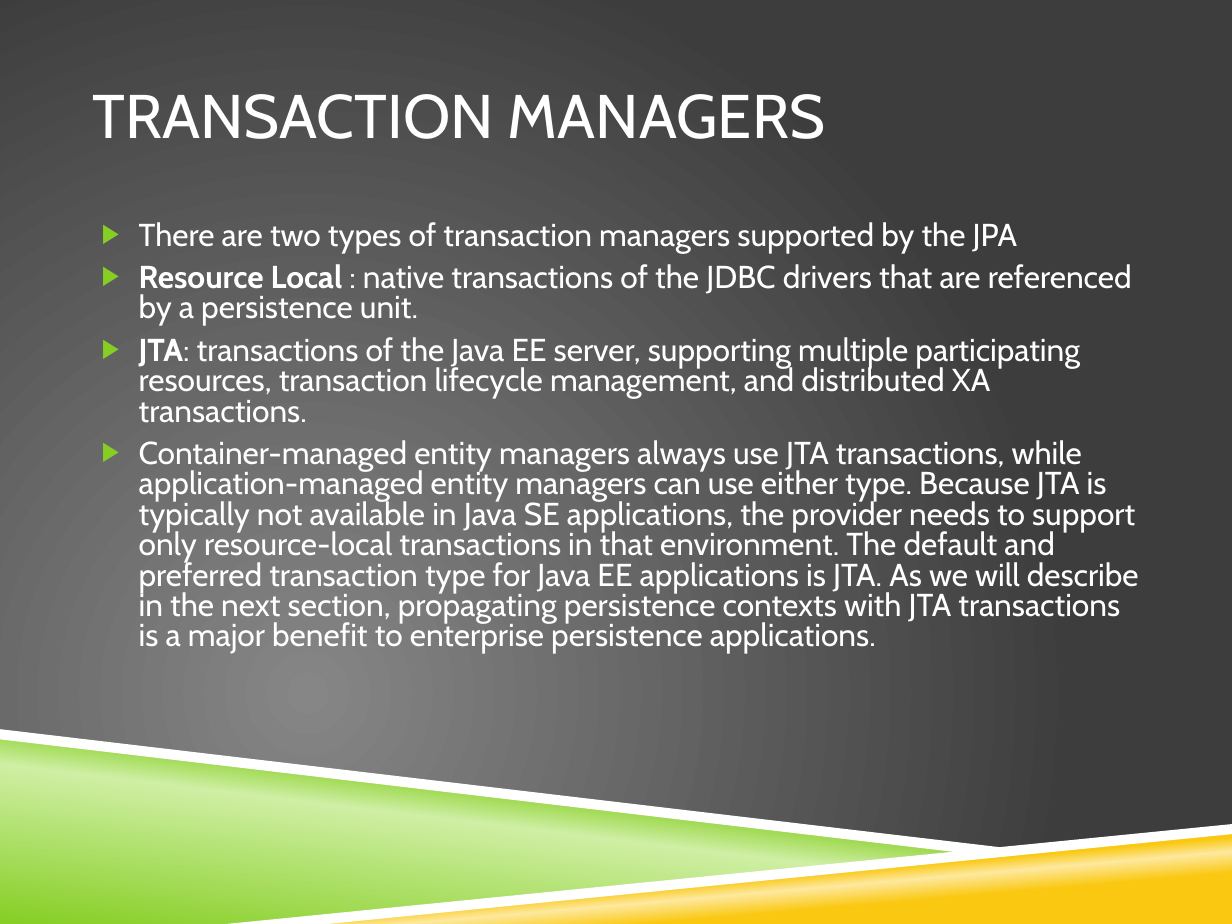
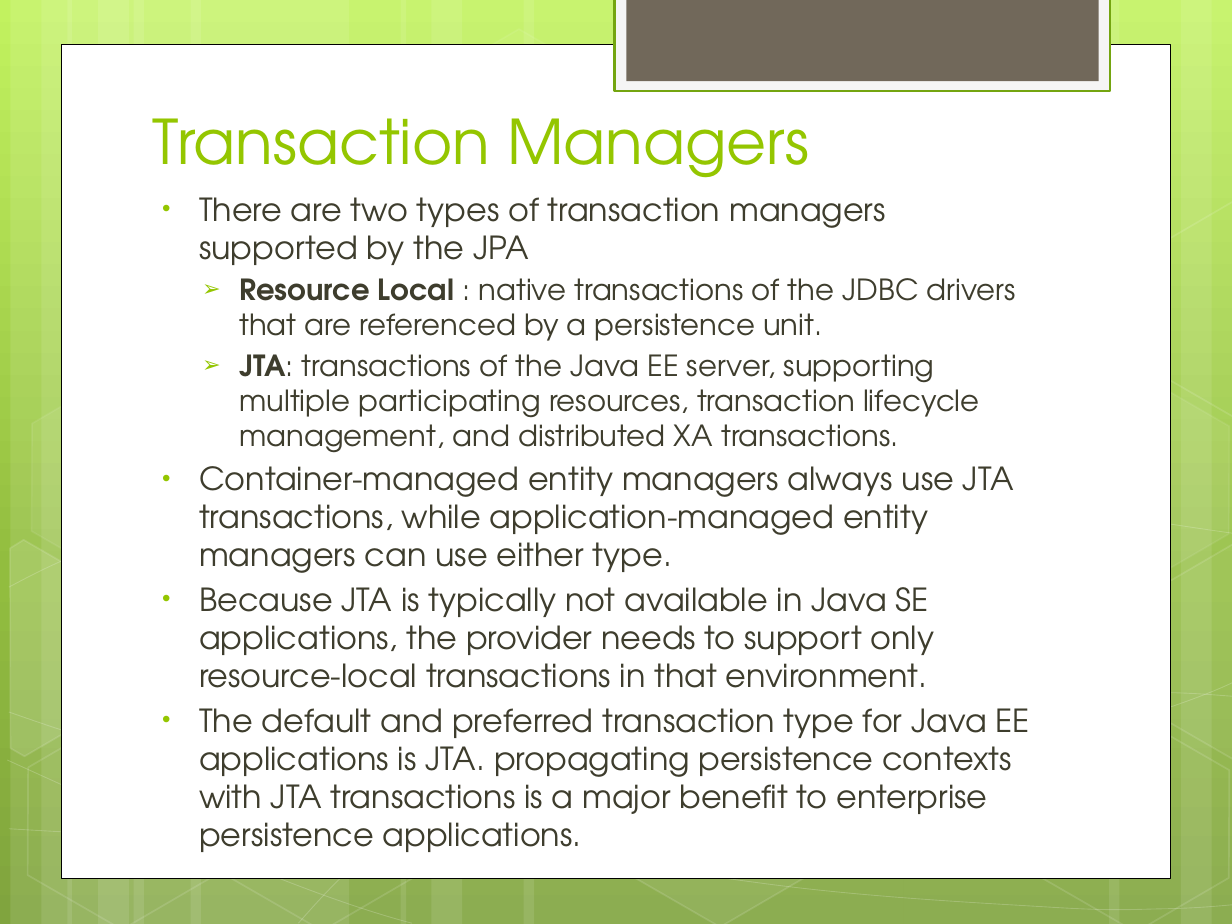
Before and after one commit to IPython-Learn/jpa-training, a slide deck: slide 8 of JPA2.1_Presentation.pptx. Drawn at 1232x924 pixels with LibreOffice and Linux fonts; fonts in the diff are those of the drawing; background and template pictures are left out. Boxes give left, top, right and bottom in pixels: in the first picture for what was removed or moved away, otherwise in the second. Text is boxed around its words. In the diff, an @@ line names an element or a change of style, - is before the commit and + after.

```diff
--- a/JPA2.1_Presentation.pptx
+++ b/JPA2.1_Presentation.pptx
@@ background picture (left out) to gradient #C3F35F to #93BF3F to #81A53E @@
@@ rectangle added at box(615, 0, 1110, 91), fill #F5F5F5, outline #74A510 1.25 pt @@
@@ rectangle added at box(626, 0, 1098, 81), fill #71685A @@
@@ rectangle added at box(62, 44, 1170, 877), fill #FFFFFF, outline #000000 0.5 pt @@
@@ title "Transaction Managers" at box(153, 118, 810, 178): vertical alignment middle to bottom @@
@@ title at box(153, 118, 810, 178): text changed; font Cabin to TeX Gyre Adventor; text colour #FFFFFF to #94C600 @@
-TRANSACTION MANAGERS
+Transaction Managers
@@ group added at box(0, 0, 1232, 924): 12 rectangles, 8 hexagons, 5 freeform shapes @@
@@ text "There are two types of ...": place and size @@
-text "There are two types of ..." at box(139, 222, 1139, 653)
+text "There are two types of ..." at box(199, 197, 1030, 809)
@@ text at box(199, 197, 1016, 453): size 18.5 to 18.6 pt in "There are two types of transaction managers ..."; font Cabin to TeX Gyre Adventor, text colour #FFFFFF to #3E3D2D in "There are two types of transaction managers ...", "Resource Local : native transactions of the ...", "JTA: transactions of the Java EE server, ..."; size 18.5 to 17.1 pt in "Resource Local : native transactions of the ...", "JTA: transactions of the Java EE server, ..."; bullet ▶ to •; line spacing 0.8 to 1; less space between paragraphs; bullet colour #86CE24 to #94C600; bullet ▶ to ➢; list level 1 to 2 in "Resource Local : native transactions ..."; list level 1 to 2 in "JTA: transactions of the Java ..." @@
@@ text at box(199, 466, 1030, 809): text changed; size 18.5 to 18.6 pt; font Cabin to TeX Gyre Adventor; text colour #FFFFFF to #3E3D2D @@
-▶ Container-managed entity managers always use JTA transactions, while application-managed entity managers can use either type. Because JTA is typically not available in Java SE applications, the provider needs to support only resource-local transactions in that environment. The default and preferred transaction type for Java EE applications is JTA. As we will describe in the next section, propagating persistence contexts with JTA transactions is a major benefit to enterprise persistence applications.
+• Container-managed entity managers always use JTA transactions, while application-managed entity managers can use either type.
+• Because JTA is typically not available in Java SE applications, the provider needs to support only resource-local transactions in that environment.
+• The default and preferred transaction type for Java EE applications is JTA. propagating persistence contexts with JTA transactions is a major benefit to enterprise persistence applications.
@@ freeform shape: place and size @@
-freeform shape at box(0, 729, 1025, 854)
+freeform shape at box(9, 679, 1232, 838)
@@ freeform shape at box(9, 679, 1232, 838): fill #FFFFFF to none; outline none to #FFFFFF 0.5 pt @@
@@ freeform shape: place and size @@
-freeform shape at box(0, 736, 976, 924)
+freeform shape at box(9, 712, 1232, 912)
@@ freeform shape at box(9, 712, 1232, 912): fill gradient #86CE24 to #CFEFA4 to none; outline none to #FFFFFF 0.5 pt @@
@@ freeform shape: place and size @@
-freeform shape at box(244, 828, 1232, 924)
+freeform shape at box(298, 691, 1232, 923)
@@ freeform shape at box(298, 691, 1232, 923): fill gradient #FAC810 to #FDE99F to none; outline none to #FFFFFF 0.5 pt @@
@@ freeform shape removed at box(227, 824, 1232, 924) @@
```
Also in this commit, not shown: 11 other slides changed, 10 slides added, 1 slide removed, 6 other files.
